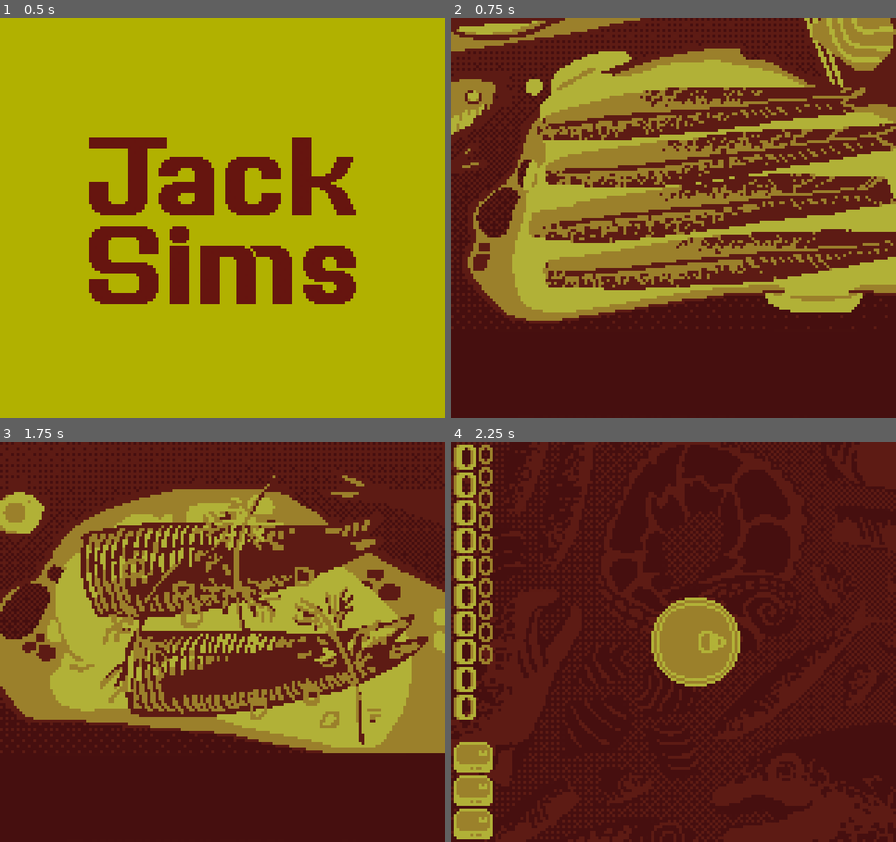
Above: before the commit, frames 1-4 (two rows, left to right).
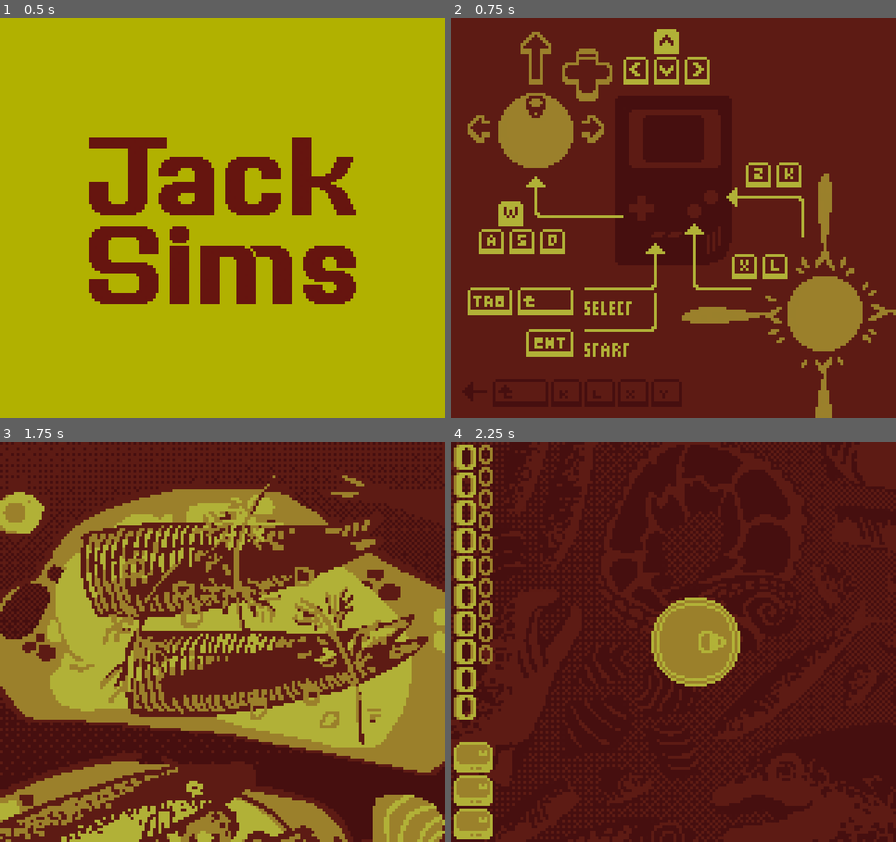
Above: after the commit, the same moments.

Repository: sym-z/gbjam-12
Game: Godot game, scene res://scenes/load_scene.tscn
Same seed, same stepped clock (60 frames per second), same inputs: the game is played once before the commit and once after it.
Inputs:
- Up to frame 1 (0.5 s): no input
- Up to frame 2 (0.75 s): tap Enter (START) at 0.5 s; hold D (DPAD-RIGHT) from 0.53 s (still down); tap L (A) at 0.6 s
- Up to frame 3 (1.75 s): tap K (B) at 0.8, 1.35 s; tap Enter (START) at 1.25, 1.55 s; release D (DPAD-RIGHT) at 1.28 s; hold S (DPAD-DOWN) from 1.28 s (still down)
- Up to frame 4 (2.25 s): tap Enter (START) at 2, 2.1 s; release S (DPAD-DOWN) at 2.03 s; hold D (DPAD-RIGHT) from 2.03 s (still down)

Frame 1 is identical in both runs. In frame 2, 43% of the frame differs, in the area x 0-100%, y 0-100%; in frame 3, 9.0%; in frame 4, nothing differs.

Commit message:
Menu click

Diff:
--- a/game-files/scenes/start_scene.tscn
+++ b/game-files/scenes/start_scene.tscn
@@ -1,13 +1,22 @@
-[gd_scene load_steps=7 format=3 uid="uid://b1obfcxhn54mx"]
+[gd_scene load_steps=9 format=3 uid="uid://b1obfcxhn54mx"]
 
 [ext_resource type="Script" path="res://scripts/start_scene.gd" id="1_0uf1s"]
 [ext_resource type="Texture2D" uid="uid://bi823ox4itnyp" path="res://sprites/title-background.png" id="2_ejq85"]
 [ext_resource type="Texture2D" uid="uid://causrv7nw1ykw" path="res://sprites/title-hud.png" id="3_ibp8q"]
 [ext_resource type="Texture2D" uid="uid://bn8ifhy1iyifq" path="res://sprites/title-scrollable.png" id="3_t7r4h"]
+[ext_resource type="Texture2D" uid="uid://dbjtsw2l2f2xk" path="res://sprites/control.png" id="5_i6ril"]
 [ext_resource type="AudioStream" uid="uid://1vjrcpesge2t" path="res://audio/menu_music.mp3" id="5_qhdlg"]
 [ext_resource type="AudioStream" uid="uid://cw5itur43545v" path="res://audio/menu_move.mp3" id="6_l0e3e"]
 
-[node name="Start Scene" type="Control" node_paths=PackedStringArray("moving_parts", "play_mark", "controls_mark", "credits_mark", "ambience", "menu_pick_noise")]
+[sub_resource type="SpriteFrames" id="SpriteFrames_k488e"]
+animations = [{
+"frames": [],
+"loop": false,
+"name": &"default",
+"speed": 5.0
+}]
+
+[node name="Start Scene" type="Control" node_paths=PackedStringArray("moving_parts", "play_mark", "controls_mark", "credits_mark", "ambience", "menu_pick_noise", "controls_splash", "credits_splash", "hud_image")]
 layout_mode = 3
 anchors_preset = 0
 script = ExtResource("1_0uf1s")
@@ -17,6 +26,9 @@
 credits_mark = NodePath("Credits Mark")
 ambience = NodePath("Ambience")
 menu_pick_noise = NodePath("Menu Pick Noise")
+controls_splash = NodePath("Controls Mark/Controls")
+credits_splash = NodePath("Credits")
+hud_image = NodePath("Moving Parts/HUD/Image")
 
 [node name="Moving Parts" type="Control" parent="."]
 anchors_preset = 0
@@ -43,6 +55,9 @@
 layout_mode = 2
 texture = ExtResource("3_ibp8q")
 
+[node name="HUD Text" type="AnimatedSprite2D" parent="Moving Parts/HUD/Image"]
+sprite_frames = SubResource("SpriteFrames_k488e")
+
 [node name="Camera2D" type="Camera2D" parent="Moving Parts"]
 anchor_mode = 0
 
@@ -65,9 +80,16 @@
 [node name="Controls Mark" type="Marker2D" parent="."]
 position = Vector2(0, 115)
 
+[node name="Controls" type="Sprite2D" parent="Controls Mark"]
+visible = false
+texture = ExtResource("5_i6ril")
+centered = false
+
 [node name="Ambience" type="AudioStreamPlayer2D" parent="."]
 stream = ExtResource("5_qhdlg")
 parameters/looping = true
 
 [node name="Menu Pick Noise" type="AudioStreamPlayer2D" parent="."]
 stream = ExtResource("6_l0e3e")
+
+[node name="Credits" type="Sprite2D" parent="."]
--- a/game-files/scripts/start_scene.gd
+++ b/game-files/scripts/start_scene.gd
@@ -13,7 +13,6 @@
 var sel_but : bool = false
 var srt_but : bool = false
 # # # # # # # # # # # #
-var change = false
 
 ## The moving parts of the menu
 @export var moving_parts : Control
@@ -28,7 +27,9 @@
 @export var credits_mark : Marker2D
 
 enum MOVE {UP, DOWN}
+
 enum WINDOW {CREDITS, PLAY, CONTROLS}
+
 ## What the player is looking at
 var current_choice : int
 
@@ -41,19 +42,25 @@
 ## This noise plays when the player selects a new option in the main menu
 @export var menu_pick_noise : AudioStreamPlayer2D
 
+## The splash screen that reveals and disappears for controls
+@export var controls_splash : Sprite2D
+
+## The splash screen that reveals and disappears for credits
+@export var credits_splash : Sprite2D
+
+## Block hud in the menu
+@export var hud_image : TextureRect
+
+
 func _ready():
 	# Play bg noise
 	ambience.play()
 	current_choice = WINDOW.PLAY
 	moving_parts.position = play_mark.position
-	pass
 
 func _process(_delta):
-	if !change:
-		change = true
-		#get_tree().change_scene_to_file("res://scenes/level_one.tscn")
 	input_handler()
-	pass
+
 func input_handler(DEBUG = false):
 	if Input.is_action_just_pressed("DPAD-DOWN"):
 		down = true
@@ -147,9 +154,11 @@
 	match current_choice:
 		WINDOW.PLAY:
 			get_tree().change_scene_to_file("res://scenes/level_one.tscn")
-			pass
 		WINDOW.CONTROLS:
-			pass
+			menu_pick_noise.play()
+			controls_splash.visible = !controls_splash.visible
+			hud_image.visible = !hud_image.visible
 		WINDOW.CREDITS:
-			pass
-	pass
+			menu_pick_noise.play()
+			credits_splash.visible = !credits_splash.visible
+			hud_image.visible = !hud_image.visible
Binary file added: game-files/sprites/control.png
Not shown, added: game-files/sprites/control.png.import
Not shown, changed: DESIGN.md
Not shown, changed: README.md
Not shown, added: art-files/controls.png
